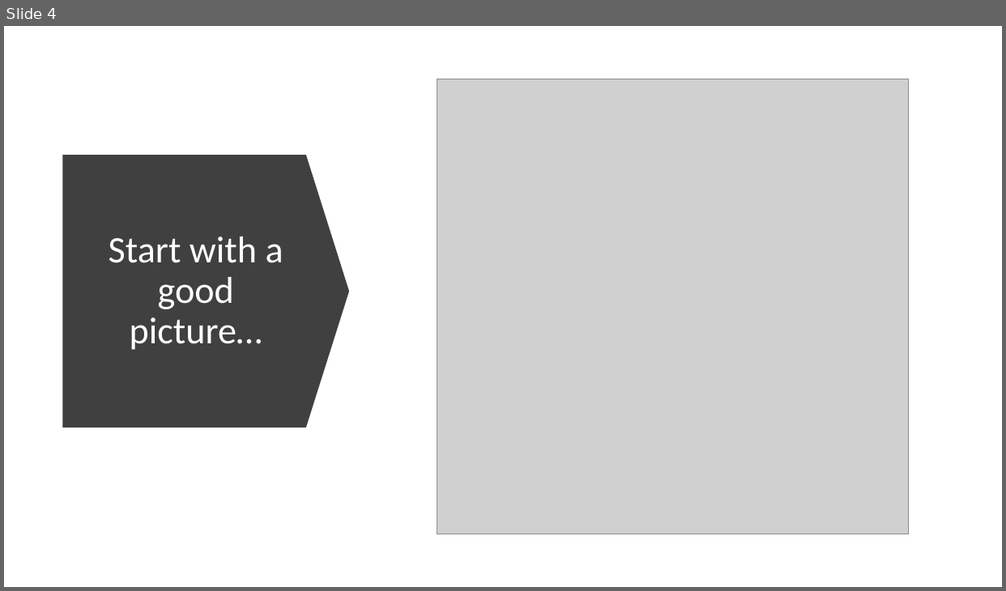
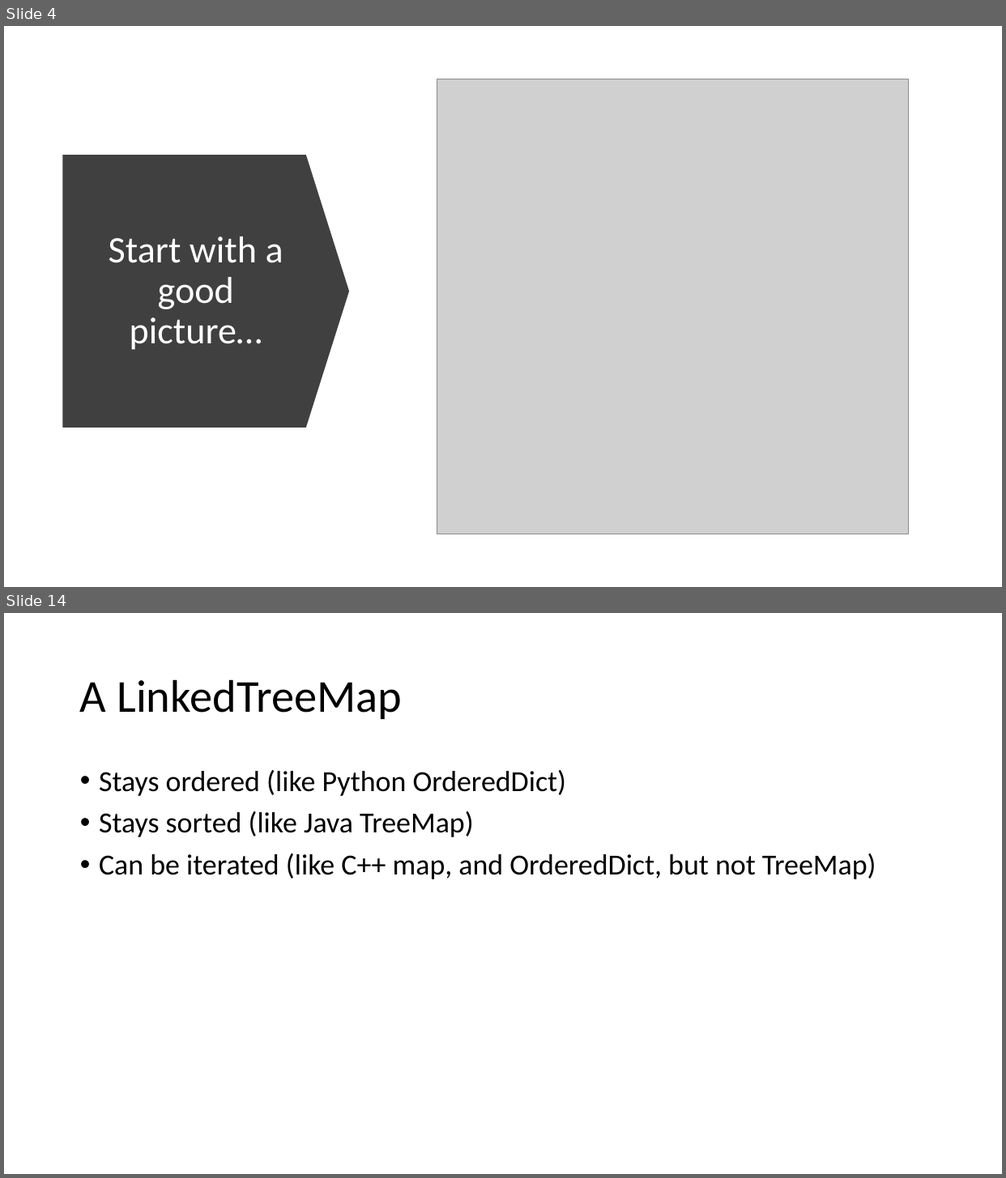
Before and after one commit to csev/cc4e, a slide deck: lectures/CC-05-Trees-Hash.pptx. Shown one above the other, each under a label of ours: slide 4 before the commit, slides 4 and 14 after it; the slides between them are not shown. The pictures are 1006x591 and 1006x1178 pixels, drawn with LibreOffice and Linux fonts; fonts in the diff are those of the drawing; grey boxes stand for pictures. Boxes give left, top, right and bottom in pixels: in the first picture for what was removed or moved away, otherwise in the second. Text is boxed around its words. In the diff, an @@ line names an element or a change of style, - is before the commit and + after.

```diff
--- a/lectures/CC-05-Trees-Hash.pptx
+++ b/lectures/CC-05-Trees-Hash.pptx
@@ slide 14 added at [4, 613, 1002, 1174], background #FFFFFF @@
@@ title added at [80, 679, 402, 719], 44 pt, text #000000 @@
+A LinkedTreeMap
@@ text added at [99, 770, 876, 879], 28 pt, text #000000 @@
+• Stays ordered (like Python OrderedDict)
+• Stays sorted (like Java TreeMap)
+• Can be iterated (like C++ map, and OrderedDict, but not TreeMap)
```
Also in this commit, not shown: 2 slides changed, 8 other slides added, 3 other files.
